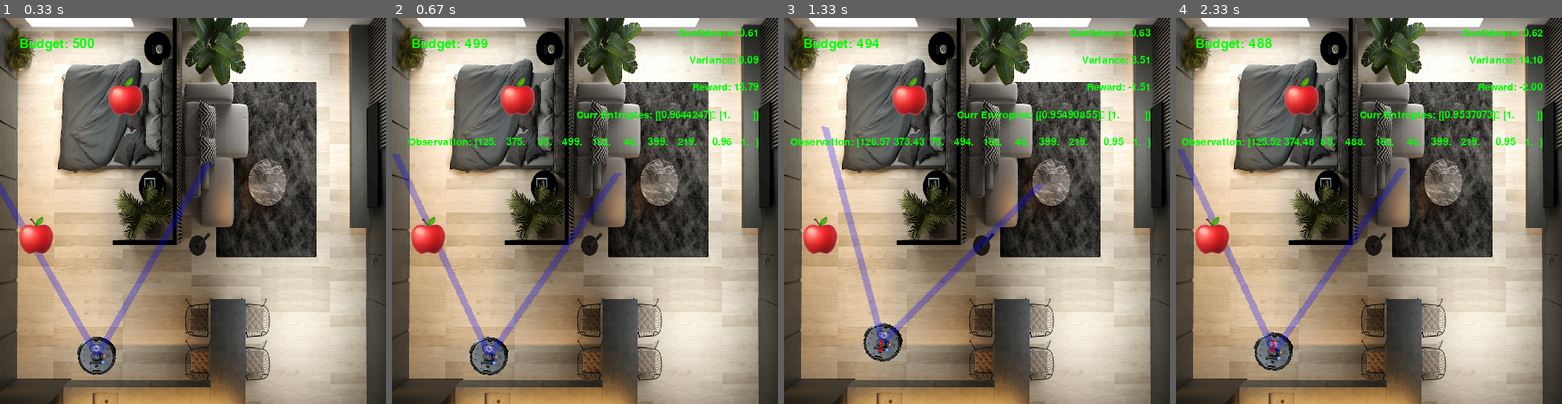
Above: before the commit, frames 1-4 (left to right).
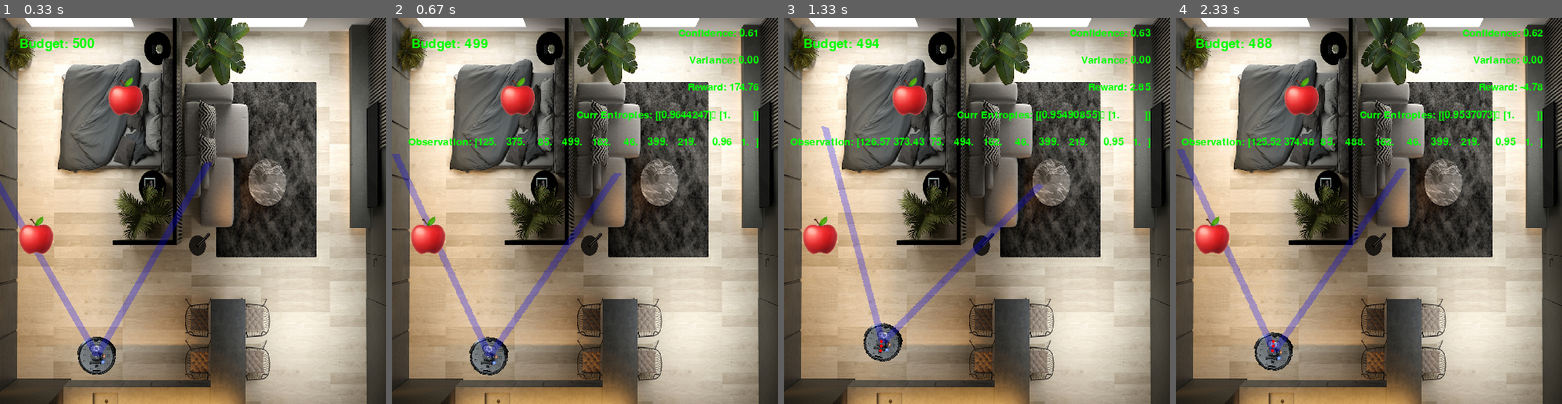
Above: after the commit, the same moments.

Repository: Anwealso/ReLOaD
Game: pygame game, started from reload/simplesim/env_gym.py
Two runs of this game, one before a commit and one after it. Both use one fixed random seed, a clock stepped at 60 frames per second and the inputs below.
Inputs:
- Up to frame 1 (0.33 s): no input
- Up to frame 2 (0.67 s): hold Right from 0.33 s (still down)
- Up to frame 3 (1.33 s): release Right at 0.8 s; hold Up 0.83-1.13 s; tap Space at 0.9, 1.23 s; hold Right from 1.17 s (still down)
- Up to frame 4 (2.33 s): release Right at 1.63 s; hold Left 1.67-2.2 s; tap Space at 1.73, 2.3 s; hold Down from 2.23 s (still down)

Frame 1 is identical in both runs. In frame 2, 0.2% of the frame differs, in the area x 76-95%, y 9-19%; in frame 3, 0.4%, in the area x 77-95%, y 9-19%; in frame 4, 0.4%.

Commit message:
Added variance penalty and reinstateds contribution of negative information gain to push tht agent towards the targets

Diff:
--- a/reload/simplesim/env_gym.py
+++ b/reload/simplesim/env_gym.py
@@ -233,11 +233,11 @@
         The total reward will then be a sum of the reward of each object in
         view (objects out of view contribute zero reward).
         """
-        # reward_multiplier = 10
+        reward_multiplier = 10
 
         entropies = np.zeros_like(self.game.current_confidences)
         entropy_reward = 0
-        for i, target in enumerate(self.game.targets):
+        for i in range(0, len(self.game.targets)):
             # if self.game.can_see(target):
             old_entropy = self.get_target_entropy(
                 self.game.confidences[i, :-1]
@@ -248,7 +248,8 @@
             entropies[i, 0] = new_entropy
 
             entropy_diff = float(old_entropy - new_entropy)
-            entropy_reward += max(entropy_diff, 0)
+            entropy_reward += entropy_diff
+            # entropy_reward += max(entropy_diff, 0)
         self.current_entropies = entropies
 
         # Normalise against vartying budgets and number of targets
@@ -258,7 +259,15 @@
 
         # Add a multiplier to ensure it is worth it for the robot to  seek more
         # reward even though it entails more movement cost
-        # entropy_reward = entropy_reward * reward_multiplier
+        entropy_reward = entropy_reward * reward_multiplier
+
+
+        # Apply a penalty factor for the amount of (sample) variance in target entropies
+        variance = float(np.var(self.current_entropies,ddof=1))
+        # A penalty factor that scales from [1, 0.5) for variance from [0, infty)
+        similarity_factor = 1 / (10*variance + 1)
+        entropy_reward = entropy_reward * similarity_factor
+
 
         if verbose > 0:
             print(f"self.game.confidences: {self.game.confidences}")
@@ -410,21 +419,7 @@
             reward = self._get_reward(action)
             obs = self._get_obs()
 
-            # Get the the set of all correct observations for each target
-            correct_obs_confidences = np.zeros_like(self.game.confidences)
-            correct_obs_confidences = np.add(
-                correct_obs_confidences,
-                self.game.confidences,
-                where=(self.game.confidences > 0.5),
-                out=np.zeros_like(self.game.confidences),
-            )
-            # The sum confidences of each target over all time
-            target_sum_confidences = np.sum(
-                # correct_obs_confidences,
-                correct_obs_confidences,
-                axis=1,
-            )
-            variance = float(np.var(target_sum_confidences))
+            variance = float(np.var(self.current_entropies,ddof=1))
 
             # Show info on scoreboard
             self.game.set_scoreboard(
